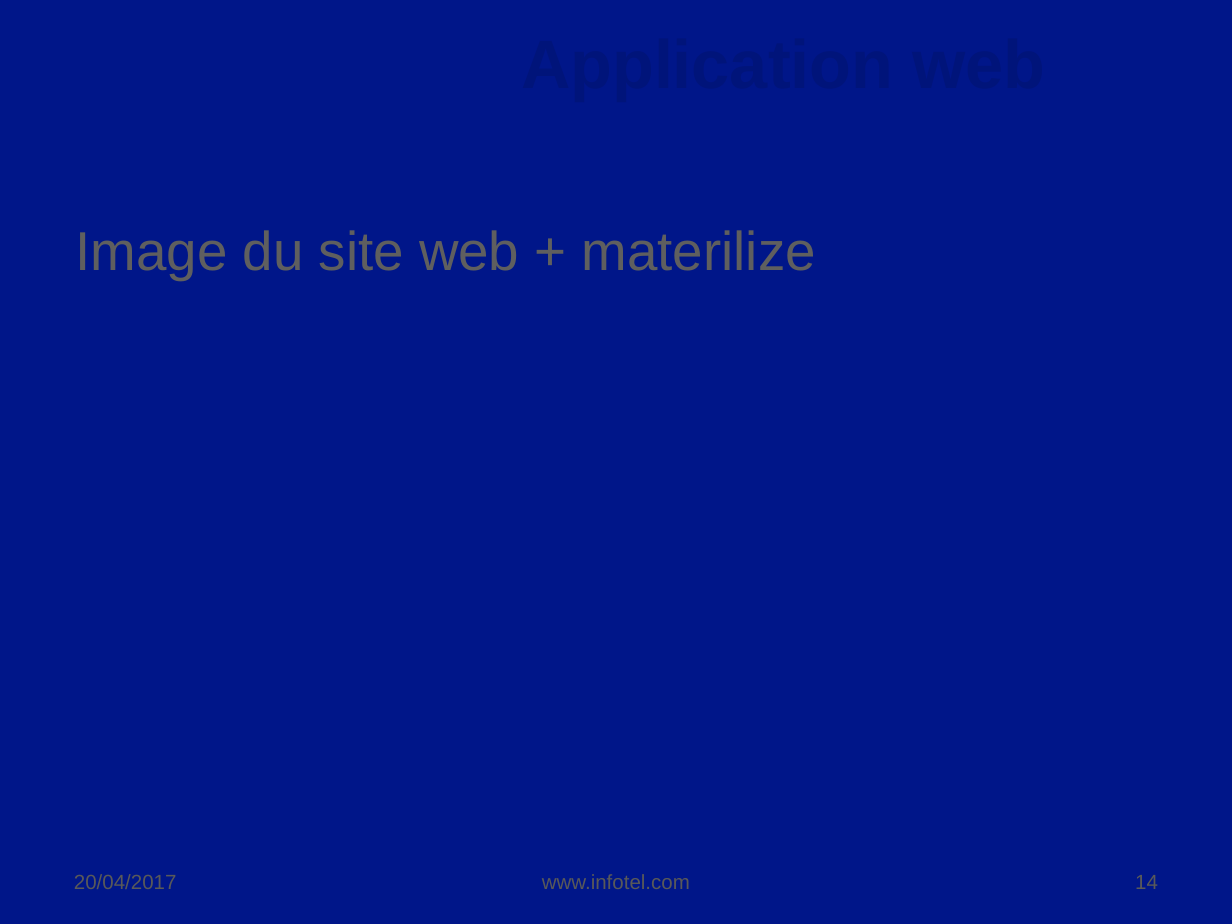
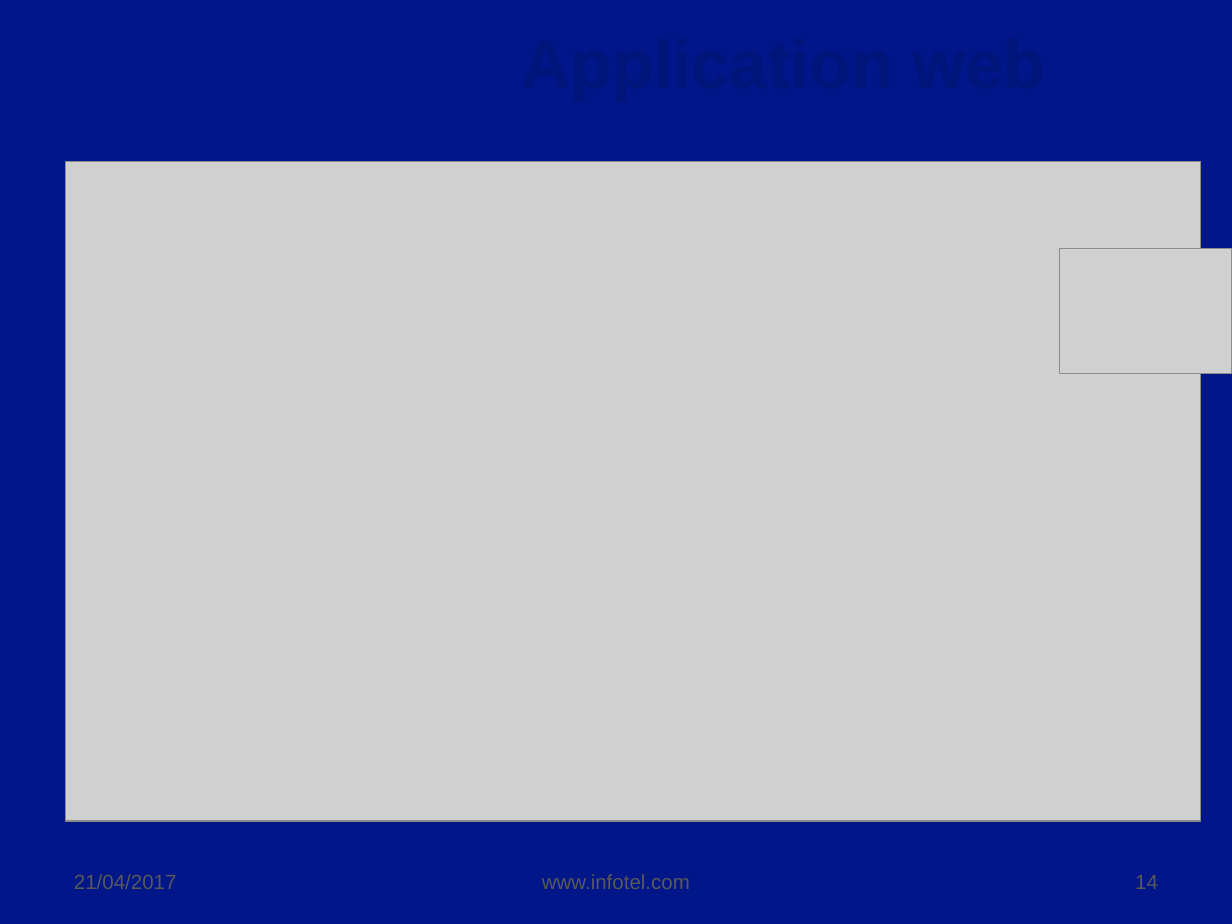
Before and after one commit to AlexandrePerrusset/GGourmand, a slide deck: slide 14 of PPT Gastronome Gourmand.pptx. Drawn at 1232x924 pixels with LibreOffice and Linux fonts; fonts in the diff are those of the drawing; grey boxes stand for pictures; background and template pictures are left out. Boxes give left, top, right and bottom in pixels: in the first picture for what was removed or moved away, otherwise in the second. Text is boxed around its words. In the diff, an @@ line names an element or a change of style, - is before the commit and + after.

Commit message:
logo materilize

```diff
--- a/PPT Gastronome Gourmand.pptx
+++ b/PPT Gastronome Gourmand.pptx
@@ picture added at (x1=65, y1=161, x2=1201, y2=821) @@
@@ text removed at (x1=75, y1=230, x2=816, y2=280) @@
-Image du site web + materilize
@@ picture added at (x1=1060, y1=249, x2=1232, y2=373) @@
@@ text at (x1=74, y1=874, x2=177, y2=889): text changed @@
-20/04/2017
+21/04/2017
```
Also in this commit, not shown: 21 other slides changed.
